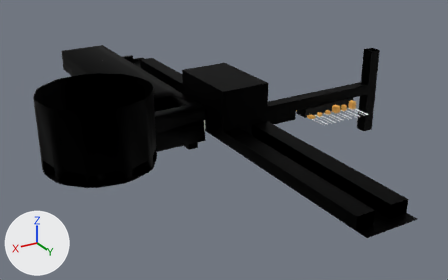
Before and after pictures for a commit that changed the Blender file blends/base corridors.blend.
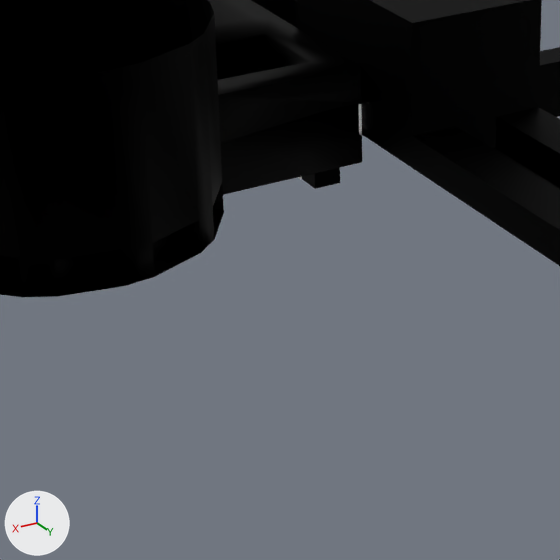
Old and new are each drawn whole from a 50 mm lens placed at (422.0, 443.0, 204.0), pointed at (155.0, -3.0, -19.0) and again close up on the part from 18% to 61% of the width and 30% to 100% of the height. Arrows for +X, +Y and +Z are at lower left; the lights stay in place.

The first close-up shows 'Base corridors 1', 'Base corridors 2', 'Площина'.
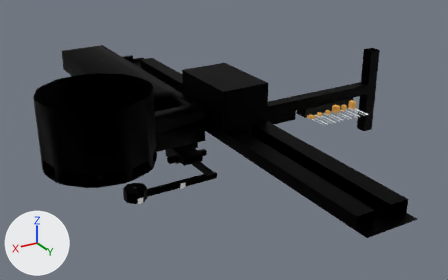
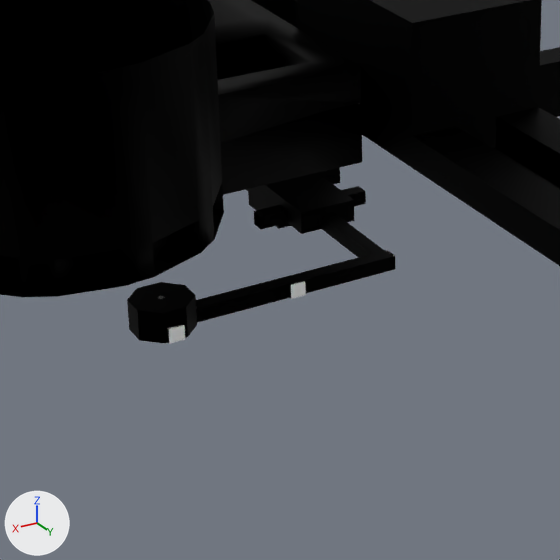
Where the newer file only moved an object's origin or applied its transform, the numbers keep the older frame.

What differs and where, as boxes [x1, y1, x2, y2] in the close-ups (560 x 560 px; the box of a moved part takes in the faces that stretch with it):
'Площина', reshaped
    before: [302, 168, 340, 189]
    after: [127, 168, 395, 343]
'Door.030', added
    after: [169, 325, 185, 344]
'Door.027', added
    after: [291, 281, 306, 299]
part 1 of me_площина, added (black)
    after: [127, 173, 395, 343]
part 2 of me_куб_050, moved or reshaped (not visible afterwards)
    before: [358, 103, 362, 135]

Edits to the bpy script that builds the scene:
```text
Change me_площина:
    used by ob_площина; location = (83.5, -151.5, -37.1)
    remove me_площина.from_pydata(...)  # 307 vertices, 365 faces, 1 loose edge; spans x 9.5..77.5, y -6.5..90.5, z -22.0..17.5
    add me_площина.from_pydata(...)  # 428 vertices, 492 faces, 1 loose edge; spans x 9.5..172.8, y -6.5..166.6, z -22.0..17.5
    me_площина part 1
    65 vertices are added at x 68.5..167.4, y 70.5..166.6, z -17.0..-2.0
    34 new vertices lie (0.0, 0.0, 4.8) away from vertices in x 68.5..166.0, y 70.5..166.6, z -12.0
    14 new vertices lie (0.0, 0.0, 3.0) away from vertices in x 78.5..98.5, y 70.5..120.5, z -7.2
    8 new vertices lie (5.4, 0.0, 0.0) away from vertices in x 154.3..167.4, y 152.5..160.2, z -12.0..-2.0
    127 new faces join them
Change me_куб_050:
    where me_куб_050.from_pydata(...)  # 8 vertices, 6 faces; spans x -0.5..0.5, y -5.43..5.43, z -5.0..5.0
    used by ob_door; location = (182.3, 4.9, 6.0)
    before: 0 (-0.5, -5.43, -5.0), 1 (-0.5, -5.43, 5.0), 4 (0.5, -5.43, -5.0), 5 (0.5, -5.43, 5.0), 6 (0.5, 5.43, -5.0)
    before: 7 (0.5, 5.43, 5.0)
    me_куб_050 part 2
    add for i in [0, 1, *range(4, 8)]: me_куб_050.vertices[i].co += Vector((0.0, -0.11, 0.0))
Add ob_door_030:
    ob_door_030 = bpy.data.objects.new('Door.030', me_куб_076.copy())  # the mesh of ob_door_026
    ob_door_030.location = (247.0, 14.8, -46.7)
    ob_door_030.rotation_euler = (0.0, 0.0, 1.571)  # degrees (0, 0, 90)
Add ob_door_027:
    ob_door_027 = bpy.data.objects.new('Door.027', me_куб_076.copy())  # the mesh of ob_door_026
    ob_door_027.location = (203.6, 8.1, -46.7)
    ob_door_027.rotation_euler = (0.0, 0.0, 1.571)  # degrees (0, 0, 90)
```
